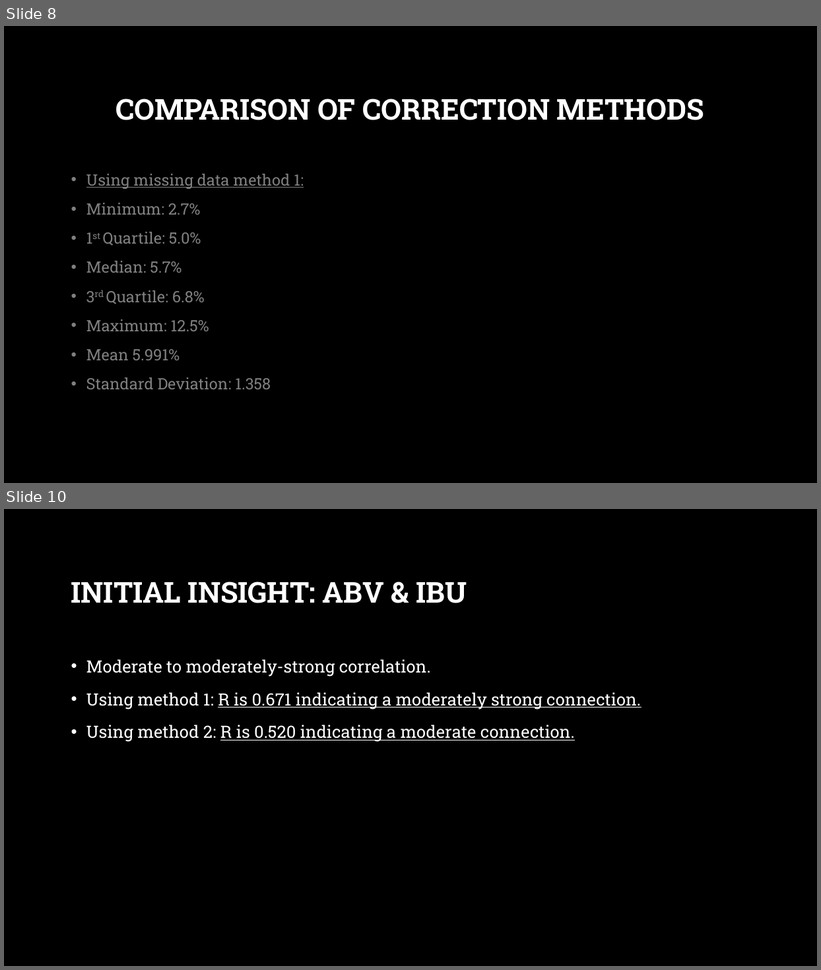
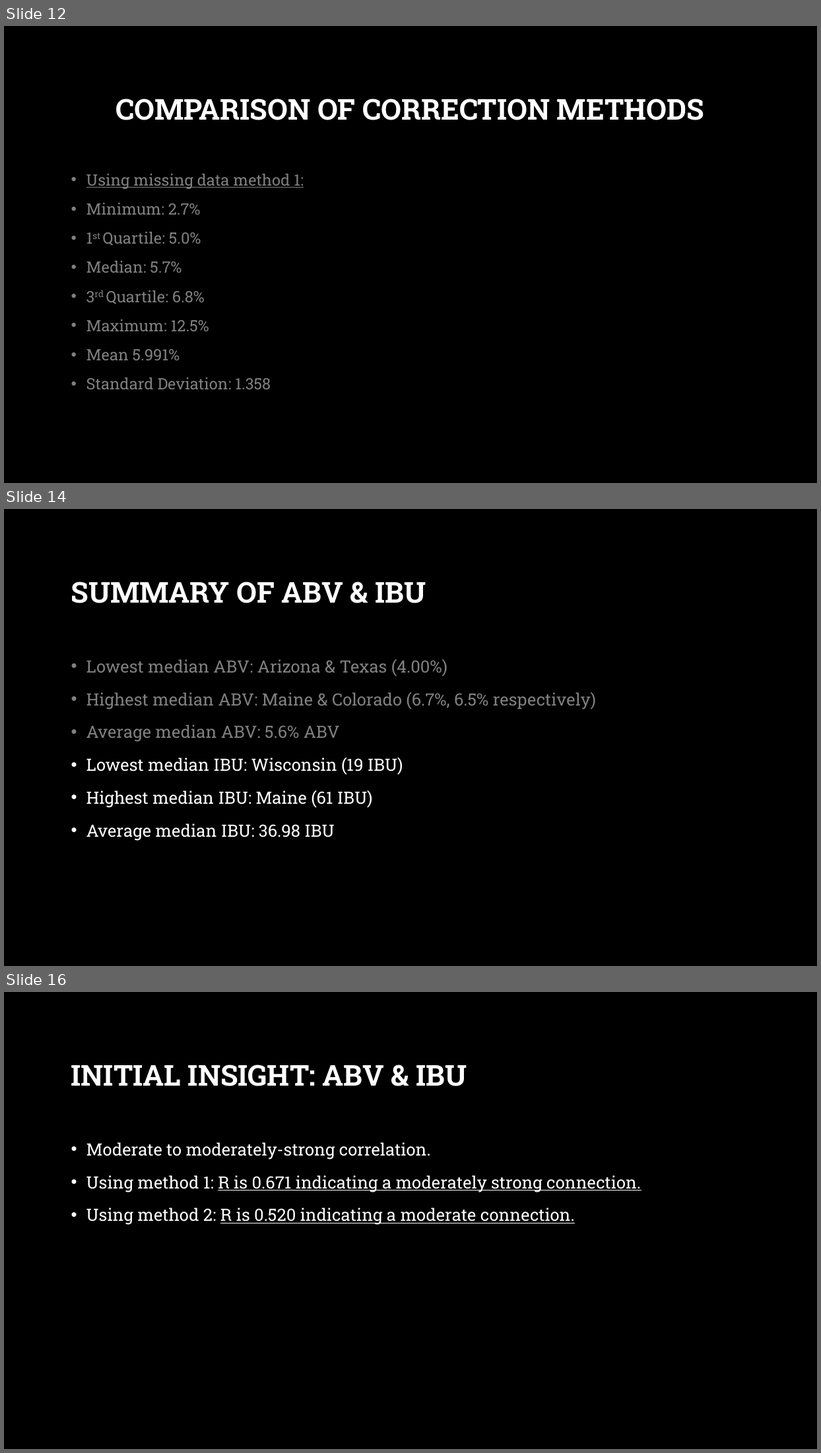
Before and after one commit to IndyD/MSDS-6306-case-study-1, a slide deck: Case Study – Budweiser Brewery Insights.pptx. Shown one above the other, each under a label of ours: slides 8 and 10 before the commit, slides 12, 14 and 16 after it; the slides between them are not shown. The pictures are 821x970 and 821x1453 pixels, drawn with LibreOffice and Linux fonts; fonts in the diff are those of the drawing; background and template pictures are left out. Boxes give left, top, right and bottom in pixels: in the first picture for what was removed or moved away, otherwise in the second. Text is boxed around its words. In the diff, an @@ line names an element or a change of style, - is before the commit and + after.

```diff
--- a/Case Study – Budweiser Brewery Insights.pptx
+++ b/Case Study – Budweiser Brewery Insights.pptx
@@ slide 14 added at box(4, 509, 817, 966), background picture (left out) @@
@@ title added at box(71, 582, 426, 603), 34 pt, text #FFFFFF, bold @@
+SUMMARY OF ABV & IBU
@@ text added at box(86, 659, 596, 841), 20 pt, text #808080 @@
+• Lowest median ABV: Arizona & Texas (4.00%)
+• Highest median ABV: Maine & Colorado (6.7%, 6.5% respectively)
+• Average median ABV: 5.6% ABV
+• Lowest median IBU: Wisconsin (19 IBU)
+• Highest median IBU: Maine (61 IBU)
+• Average median IBU: 36.98 IBU
@@ what was slide 8 is now slide 12 @@
@@ what was slide 10 is now slide 16 @@
```
Also in this commit, not shown: 4 slides changed, 6 other slides added.
